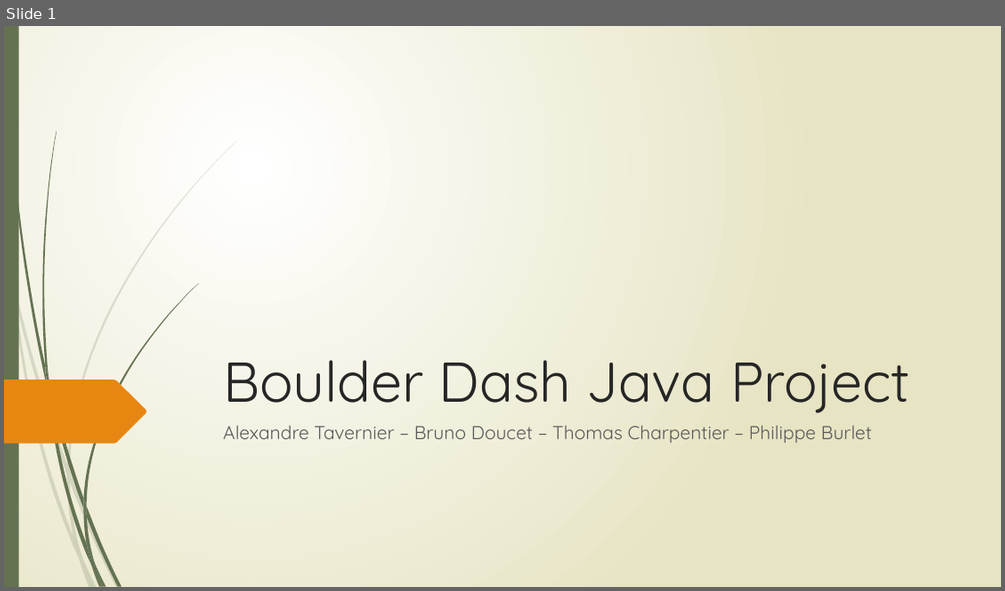
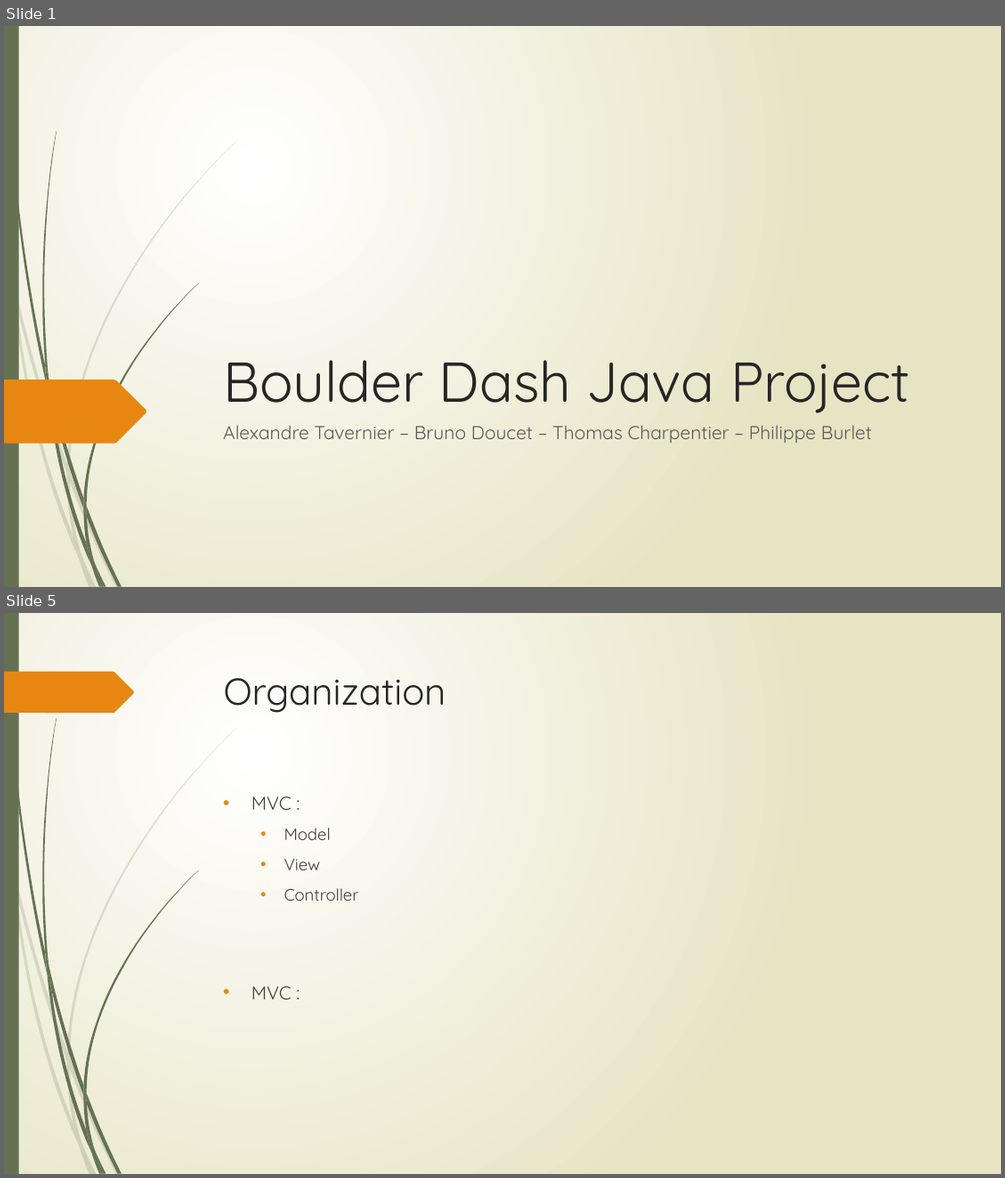
Before and after one commit to AlexandreTavernier/Boulderdash2, a slide deck: Boulder Dash Java Project.pptx. Shown one above the other, each under a label of ours: slide 1 before the commit, slides 1 and 5 after it; the slides between them are not shown. The pictures are 1005x591 and 1005x1178 pixels, drawn with LibreOffice and Linux fonts; fonts in the diff are those of the drawing. Boxes give left, top, right and bottom in pixels: in the first picture for what was removed or moved away, otherwise in the second. Text is boxed around its words. In the diff, an @@ line names an element or a change of style, - is before the commit and + after.

Commit message:
Control and prez

```diff
--- a/Boulder Dash Java Project.pptx
+++ b/Boulder Dash Java Project.pptx
@@ slide 5 added at box(4, 613, 1001, 1174), background gradient #FFFFFF to #E8E6C4; not listed: 23 template elements that a slide beside it also shows @@
@@ freeform shape added at box(4, 672, 134, 713), fill #E78712 @@
@@ title added at box(224, 678, 446, 713), 36 pt, text #262626 @@
+Organization
@@ text added at box(251, 796, 359, 999), 16 pt, text #404040 @@
+• MVC :
+  • Model
+  • View
+  • Controller
+• MVC :
```
Also in this commit, not shown: 1 slide changed, 3 other slides added, 8 other files.
